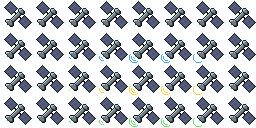
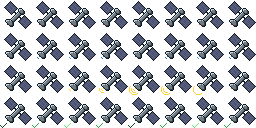
Layers edited between the first and the second w=256, h=128 image:
painted on "Frame 8" (2nd of 4, in "Waiting/Thinking") over [7, 56, 231, 59]
painted on "Frame 7" (2nd of 4, in "Waiting/Thinking") over [193, 54, 202, 63]
painted on "Frame 6" (2nd of 4, in "Waiting/Thinking") over [161, 54, 170, 63]
painted on "Frame 5" (2nd of 4, in "Waiting/Thinking") over [129, 54, 138, 63]
painted on "Frame 4" (2nd of 4, in "Waiting/Thinking") over [99, 56, 104, 61]
painted on "Frame 8" (4th of 4, in "Success/Done") over [224, 123, 231, 128]
painted on "Frame 7" (4th of 4, in "Success/Done") over [192, 118, 202, 128]
painted on "Frame 6" (4th of 4, in "Success/Done") over [160, 118, 170, 128]
painted on "Frame 5" (4th of 4, in "Success/Done") over [128, 118, 138, 128]
painted on "Frame 4" (4th of 4, in "Success/Done") over [96, 120, 104, 128]
painted on "Frame 3" (4th of 4, in "Success/Done") over [64, 121, 71, 128]
painted on "Frame 2" (4th of 4, in "Success/Done") over [32, 120, 40, 128]
painted on "Frame 1" (4th of 4, in "Success/Done") over [0, 120, 8, 128]